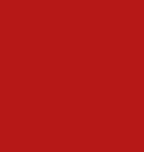
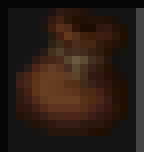
Layered file, before and after one edit (144 × 152). Changes by layer:
added layer "레이어 29" (multiply, 50%) above "bundle_filled" over [0, 0, 144, 152]
added layer "bundle_filled" above "그룹 7" over [16, 8, 128, 136]
showed group "그룹 7" (3 layers) over [0, 0, 144, 152]
